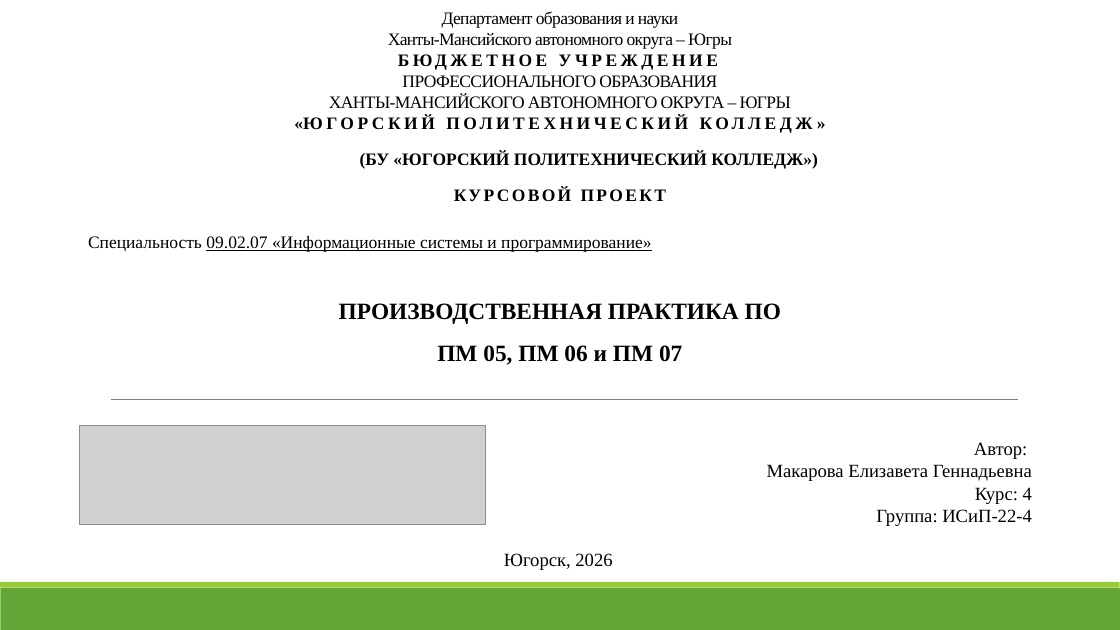
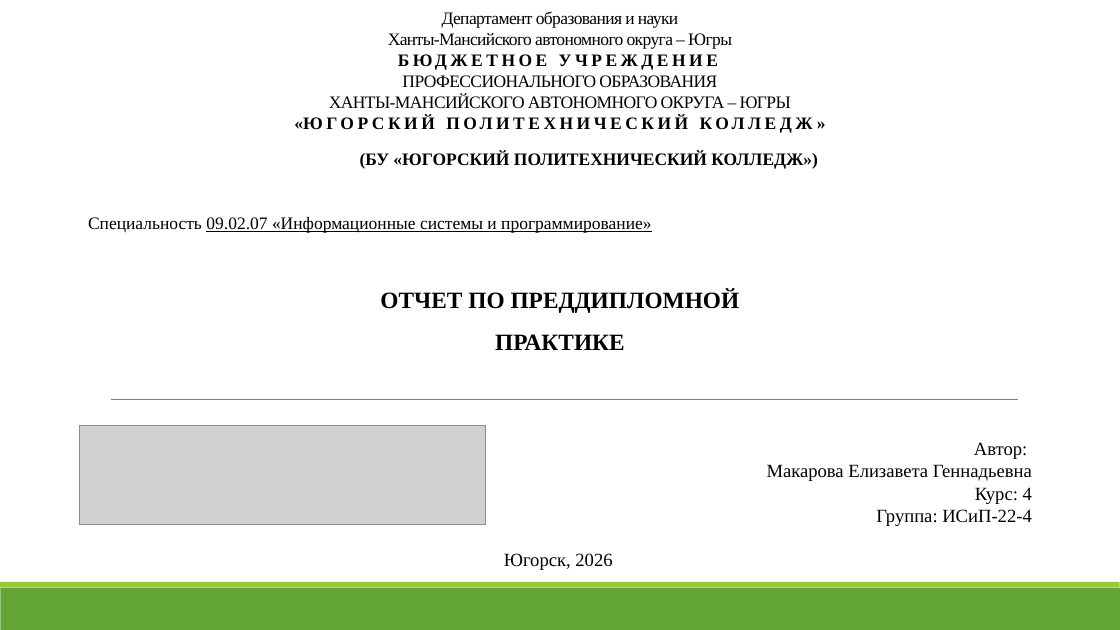
Before and after one commit to lizamlzw/yupk, a slide deck: slide 1 of практика Макарова.pptx. Drawn at 1120x630 pixels with LibreOffice and Linux fonts; fonts in the diff are those of the drawing; grey boxes stand for pictures. Boxes give left, top, right and bottom in pixels: in the first picture for what was removed or moved away, otherwise in the second. Text is boxed around its words. In the diff, an @@ line names an element or a change of style, - is before the commit and + after.

```diff
--- a/практика Макарова.pptx
+++ b/практика Макарова.pptx
@@ text "Специальность 09.02.07 «Информационные системы и ...": place and size @@
-text "Специальность 09.02.07 «Информационные системы и ..." at [88,236,651,251]
+text "Специальность 09.02.07 «Информационные системы и ..." at [88,217,651,233]
@@ subtitle removed at [581,189,666,201] @@
-КУРСОВОЙ ПРОЕКТ
@@ title at [380,290,740,350]: text changed @@
-ПРОИЗВОДСТВЕННАЯ ПРАКТИКА ПО ПМ 05, ПМ 06 и ПМ 07
+ОТЧЕТ ПО ПРЕДДИПЛОМНОЙ ПРАКТИКЕ
```
Also in this commit, not shown: 8 slides added, 12 slides removed, 1 other file.
